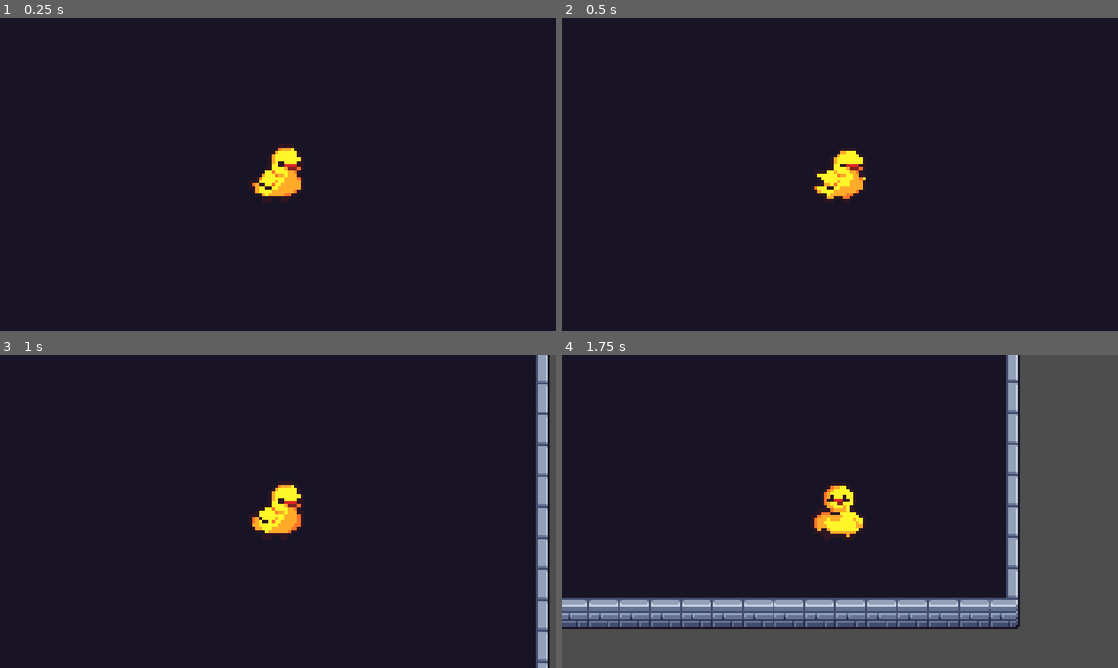
Above: before the commit, frames 1-4 (two rows, left to right).
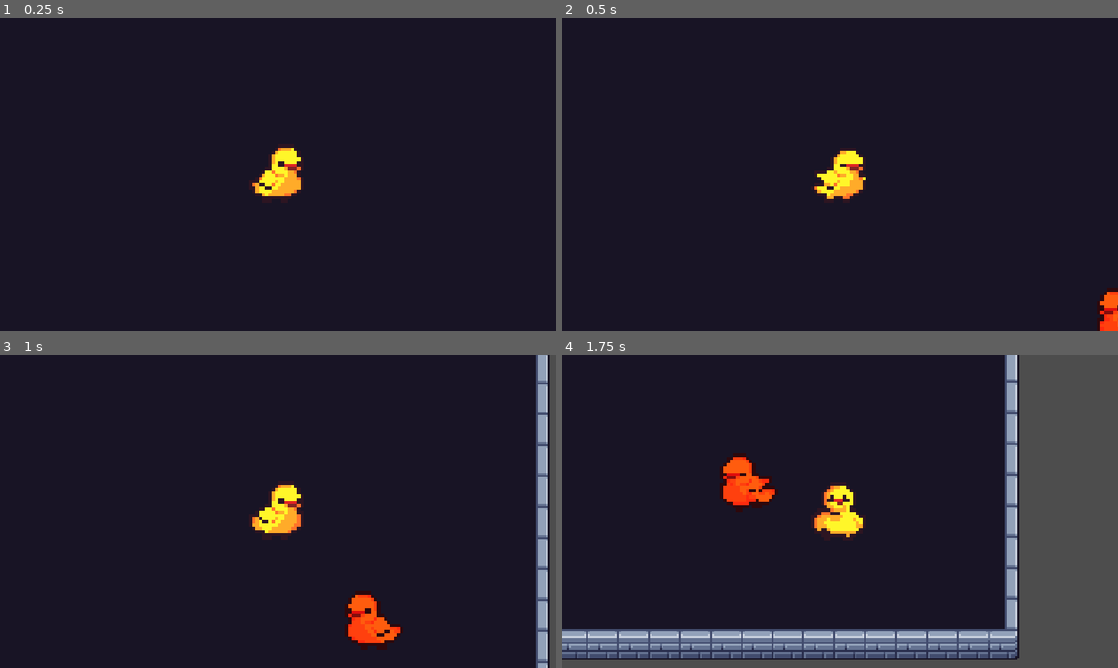
Above: after the commit, the same moments.

Repository: mguo555/RGDC-Fall-2026
Game: Godot game, scene res://scenes/main.tscn
The game is run twice, just before and just after one commit, with the same random seed, the same clock (stepped at 60 frames per second) and the same inputs.
Inputs:
- Up to frame 1 (0.25 s): no input
- Up to frame 2 (0.5 s): no input
- Up to frame 3 (1 s): hold D (move_right) from 0.53 s (still down)
- Up to frame 4 (1.75 s): release D (move_right) at 1.28 s; hold S (move_down) from 1.28 s (still down)

Frame 1 is identical in both runs. In frame 2, 0.5% of the frame differs, in the area x 96-100%, y 86-100%; in frame 3, 1.3%; in frame 4, 18%, in the area x 0-83%, y 0-98%.

Commit message:
working guard!?!?!??!

Diff:
--- /dev/null
+++ b/united-casino-game/scenes/Guard/Guard.tscn
@@ -0,0 +1,524 @@
+[gd_scene format=3 uid="uid://btlj8yjhcpjbf"]
+
+[ext_resource type="Script" uid="uid://de5j0d5jaci7" path="res://scripts/Guard/guard.gd" id="1_0mswu"]
+[ext_resource type="Texture2D" uid="uid://cvs4d7c10pe4k" path="res://assets/sprites/player/duck-Sheet.png" id="2_pq3n5"]
+
+[sub_resource type="AtlasTexture" id="AtlasTexture_dnh61"]
+atlas = ExtResource("2_pq3n5")
+region = Rect2(0, 64, 32, 32)
+
+[sub_resource type="AtlasTexture" id="AtlasTexture_hifhp"]
+atlas = ExtResource("2_pq3n5")
+region = Rect2(32, 64, 32, 32)
+
+[sub_resource type="AtlasTexture" id="AtlasTexture_gs1nu"]
+atlas = ExtResource("2_pq3n5")
+region = Rect2(64, 64, 32, 32)
+
+[sub_resource type="AtlasTexture" id="AtlasTexture_3l4ph"]
+atlas = ExtResource("2_pq3n5")
+region = Rect2(96, 64, 32, 32)
+
+[sub_resource type="AtlasTexture" id="AtlasTexture_5ay2a"]
+atlas = ExtResource("2_pq3n5")
+region = Rect2(128, 64, 32, 32)
+
+[sub_resource type="AtlasTexture" id="AtlasTexture_c8ut3"]
+atlas = ExtResource("2_pq3n5")
+region = Rect2(160, 64, 32, 32)
+
+[sub_resource type="AtlasTexture" id="AtlasTexture_aqb06"]
+atlas = ExtResource("2_pq3n5")
+region = Rect2(192, 64, 32, 32)
+
+[sub_resource type="AtlasTexture" id="AtlasTexture_623nj"]
+atlas = ExtResource("2_pq3n5")
+region = Rect2(224, 64, 32, 32)
+
+[sub_resource type="AtlasTexture" id="AtlasTexture_u484g"]
+atlas = ExtResource("2_pq3n5")
+region = Rect2(0, 128, 32, 32)
+
+[sub_resource type="AtlasTexture" id="AtlasTexture_kr6cv"]
+atlas = ExtResource("2_pq3n5")
+region = Rect2(32, 128, 32, 32)
+
+[sub_resource type="AtlasTexture" id="AtlasTexture_j5d54"]
+atlas = ExtResource("2_pq3n5")
+region = Rect2(64, 128, 32, 32)
+
+[sub_resource type="AtlasTexture" id="AtlasTexture_urb1m"]
+atlas = ExtResource("2_pq3n5")
+region = Rect2(96, 128, 32, 32)
+
+[sub_resource type="AtlasTexture" id="AtlasTexture_81i2g"]
+atlas = ExtResource("2_pq3n5")
+region = Rect2(128, 128, 32, 32)
+
+[sub_resource type="AtlasTexture" id="AtlasTexture_h5b0o"]
+atlas = ExtResource("2_pq3n5")
+region = Rect2(160, 128, 32, 32)
+
+[sub_resource type="AtlasTexture" id="AtlasTexture_lffqb"]
+atlas = ExtResource("2_pq3n5")
+region = Rect2(192, 128, 32, 32)
+
+[sub_resource type="AtlasTexture" id="AtlasTexture_uusvo"]
+atlas = ExtResource("2_pq3n5")
+region = Rect2(224, 128, 32, 32)
+
+[sub_resource type="AtlasTexture" id="AtlasTexture_qjcxj"]
+atlas = ExtResource("2_pq3n5")
+region = Rect2(256, 128, 32, 32)
+
+[sub_resource type="AtlasTexture" id="AtlasTexture_2gqn1"]
+atlas = ExtResource("2_pq3n5")
+region = Rect2(288, 128, 32, 32)
+
+[sub_resource type="AtlasTexture" id="AtlasTexture_scgfd"]
+atlas = ExtResource("2_pq3n5")
+region = Rect2(0, 0, 32, 32)
+
+[sub_resource type="AtlasTexture" id="AtlasTexture_32m6s"]
+atlas = ExtResource("2_pq3n5")
+region = Rect2(32, 0, 32, 32)
+
+[sub_resource type="AtlasTexture" id="AtlasTexture_8e4ac"]
+atlas = ExtResource("2_pq3n5")
+region = Rect2(64, 0, 32, 32)
+
+[sub_resource type="AtlasTexture" id="AtlasTexture_ptgeh"]
+atlas = ExtResource("2_pq3n5")
+region = Rect2(96, 0, 32, 32)
+
+[sub_resource type="AtlasTexture" id="AtlasTexture_s2ar6"]
+atlas = ExtResource("2_pq3n5")
+region = Rect2(128, 0, 32, 32)
+
+[sub_resource type="AtlasTexture" id="AtlasTexture_7sofr"]
+atlas = ExtResource("2_pq3n5")
+region = Rect2(160, 0, 32, 32)
+
+[sub_resource type="AtlasTexture" id="AtlasTexture_0nfpe"]
+atlas = ExtResource("2_pq3n5")
+region = Rect2(192, 0, 32, 32)
+
+[sub_resource type="AtlasTexture" id="AtlasTexture_2froq"]
+atlas = ExtResource("2_pq3n5")
+region = Rect2(224, 0, 32, 32)
+
+[sub_resource type="AtlasTexture" id="AtlasTexture_1342v"]
+atlas = ExtResource("2_pq3n5")
+region = Rect2(256, 0, 32, 32)
+
+[sub_resource type="AtlasTexture" id="AtlasTexture_bedji"]
+atlas = ExtResource("2_pq3n5")
+region = Rect2(288, 0, 32, 32)
+
+[sub_resource type="AtlasTexture" id="AtlasTexture_p26e0"]
+atlas = ExtResource("2_pq3n5")
+region = Rect2(320, 0, 32, 32)
+
+[sub_resource type="AtlasTexture" id="AtlasTexture_btoo8"]
+atlas = ExtResource("2_pq3n5")
+region = Rect2(352, 0, 32, 32)
+
+[sub_resource type="AtlasTexture" id="AtlasTexture_uea5f"]
+atlas = ExtResource("2_pq3n5")
+region = Rect2(384, 0, 32, 32)
+
+[sub_resource type="AtlasTexture" id="AtlasTexture_4erad"]
+atlas = ExtResource("2_pq3n5")
+region = Rect2(416, 0, 32, 32)
+
+[sub_resource type="AtlasTexture" id="AtlasTexture_tydmo"]
+atlas = ExtResource("2_pq3n5")
+region = Rect2(448, 0, 32, 32)
+
+[sub_resource type="AtlasTexture" id="AtlasTexture_te4x8"]
+atlas = ExtResource("2_pq3n5")
+region = Rect2(480, 0, 32, 32)
+
+[sub_resource type="AtlasTexture" id="AtlasTexture_ee362"]
+atlas = ExtResource("2_pq3n5")
+region = Rect2(512, 0, 32, 32)
+
+[sub_resource type="AtlasTexture" id="AtlasTexture_nl5rc"]
+atlas = ExtResource("2_pq3n5")
+region = Rect2(544, 0, 32, 32)
+
+[sub_resource type="AtlasTexture" id="AtlasTexture_jys5j"]
+atlas = ExtResource("2_pq3n5")
+region = Rect2(576, 0, 32, 32)
+
+[sub_resource type="AtlasTexture" id="AtlasTexture_lci84"]
+atlas = ExtResource("2_pq3n5")
+region = Rect2(608, 0, 32, 32)
+
+[sub_resource type="AtlasTexture" id="AtlasTexture_auxj2"]
+atlas = ExtResource("2_pq3n5")
+region = Rect2(640, 0, 32, 32)
+
+[sub_resource type="AtlasTexture" id="AtlasTexture_svuns"]
+atlas = ExtResource("2_pq3n5")
+region = Rect2(672, 0, 32, 32)
+
+[sub_resource type="AtlasTexture" id="AtlasTexture_3rqu6"]
+atlas = ExtResource("2_pq3n5")
+region = Rect2(704, 0, 32, 32)
+
+[sub_resource type="AtlasTexture" id="AtlasTexture_02iii"]
+atlas = ExtResource("2_pq3n5")
+region = Rect2(736, 0, 32, 32)
+
+[sub_resource type="AtlasTexture" id="AtlasTexture_vrtwq"]
+atlas = ExtResource("2_pq3n5")
+region = Rect2(0, 32, 32, 32)
+
+[sub_resource type="AtlasTexture" id="AtlasTexture_2nyii"]
+atlas = ExtResource("2_pq3n5")
+region = Rect2(32, 32, 32, 32)
+
+[sub_resource type="AtlasTexture" id="AtlasTexture_cdroq"]
+atlas = ExtResource("2_pq3n5")
+region = Rect2(64, 32, 32, 32)
+
+[sub_resource type="AtlasTexture" id="AtlasTexture_k7kgn"]
+atlas = ExtResource("2_pq3n5")
+region = Rect2(96, 32, 32, 32)
+
+[sub_resource type="AtlasTexture" id="AtlasTexture_d0hdt"]
+atlas = ExtResource("2_pq3n5")
+region = Rect2(128, 32, 32, 32)
+
+[sub_resource type="AtlasTexture" id="AtlasTexture_rtyns"]
+atlas = ExtResource("2_pq3n5")
+region = Rect2(160, 32, 32, 32)
+
+[sub_resource type="AtlasTexture" id="AtlasTexture_pivnj"]
+atlas = ExtResource("2_pq3n5")
+region = Rect2(192, 32, 32, 32)
+
+[sub_resource type="AtlasTexture" id="AtlasTexture_2rn15"]
+atlas = ExtResource("2_pq3n5")
+region = Rect2(224, 32, 32, 32)
+
+[sub_resource type="AtlasTexture" id="AtlasTexture_sa5lw"]
+atlas = ExtResource("2_pq3n5")
+region = Rect2(256, 32, 32, 32)
+
+[sub_resource type="AtlasTexture" id="AtlasTexture_55dhm"]
+atlas = ExtResource("2_pq3n5")
+region = Rect2(288, 32, 32, 32)
+
+[sub_resource type="AtlasTexture" id="AtlasTexture_fsc1q"]
+atlas = ExtResource("2_pq3n5")
+region = Rect2(0, 96, 32, 32)
+
+[sub_resource type="AtlasTexture" id="AtlasTexture_qxam1"]
+atlas = ExtResource("2_pq3n5")
+region = Rect2(32, 96, 32, 32)
+
+[sub_resource type="AtlasTexture" id="AtlasTexture_rebc0"]
+atlas = ExtResource("2_pq3n5")
+region = Rect2(64, 96, 32, 32)
+
+[sub_resource type="AtlasTexture" id="AtlasTexture_obu7h"]
+atlas = ExtResource("2_pq3n5")
+region = Rect2(96, 96, 32, 32)
+
+[sub_resource type="AtlasTexture" id="AtlasTexture_vvosx"]
+atlas = ExtResource("2_pq3n5")
+region = Rect2(128, 96, 32, 32)
+
+[sub_resource type="AtlasTexture" id="AtlasTexture_kep3h"]
+atlas = ExtResource("2_pq3n5")
+region = Rect2(160, 96, 32, 32)
+
+[sub_resource type="AtlasTexture" id="AtlasTexture_3e6av"]
+atlas = ExtResource("2_pq3n5")
+region = Rect2(192, 96, 32, 32)
+
+[sub_resource type="AtlasTexture" id="AtlasTexture_0syn8"]
+atlas = ExtResource("2_pq3n5")
+region = Rect2(224, 96, 32, 32)
+
+[sub_resource type="AtlasTexture" id="AtlasTexture_0np86"]
+atlas = ExtResource("2_pq3n5")
+region = Rect2(256, 96, 32, 32)
+
+[sub_resource type="AtlasTexture" id="AtlasTexture_3ufn4"]
+atlas = ExtResource("2_pq3n5")
+region = Rect2(288, 96, 32, 32)
+
+[sub_resource type="AtlasTexture" id="AtlasTexture_18kfb"]
+atlas = ExtResource("2_pq3n5")
+region = Rect2(320, 96, 32, 32)
+
+[sub_resource type="AtlasTexture" id="AtlasTexture_86ydp"]
+atlas = ExtResource("2_pq3n5")
+region = Rect2(352, 96, 32, 32)
+
+[sub_resource type="AtlasTexture" id="AtlasTexture_570eb"]
+atlas = ExtResource("2_pq3n5")
+region = Rect2(384, 96, 32, 32)
+
+[sub_resource type="SpriteFrames" id="SpriteFrames_3i3rg"]
+animations = [{
+"frames": [{
+"duration": 1.0,
+"texture": SubResource("AtlasTexture_dnh61")
+}, {
+"duration": 1.0,
+"texture": SubResource("AtlasTexture_hifhp")
+}, {
+"duration": 1.0,
+"texture": SubResource("AtlasTexture_gs1nu")
+}, {
+"duration": 1.0,
+"texture": SubResource("AtlasTexture_3l4ph")
+}, {
+"duration": 1.0,
+"texture": SubResource("AtlasTexture_5ay2a")
+}, {
+"duration": 1.0,
+"texture": SubResource("AtlasTexture_c8ut3")
+}, {
+"duration": 1.0,
+"texture": SubResource("AtlasTexture_aqb06")
+}, {
+"duration": 1.0,
+"texture": SubResource("AtlasTexture_623nj")
+}],
+"loop": 1,
+"name": &"back",
+"speed": 12.0
+}, {
+"frames": [{
+"duration": 1.0,
+"texture": SubResource("AtlasTexture_u484g")
+}, {
+"duration": 1.0,
+"texture": SubResource("AtlasTexture_kr6cv")
+}, {
+"duration": 1.0,
+"texture": SubResource("AtlasTexture_j5d54")
+}, {
+"duration": 1.0,
+"texture": SubResource("AtlasTexture_urb1m")
+}, {
+"duration": 1.0,
+"texture": SubResource("AtlasTexture_81i2g")
+}, {
+"duration": 1.0,
+"texture": SubResource("AtlasTexture_h5b0o")
+}, {
+"duration": 1.0,
+"texture": SubResource("AtlasTexture_lffqb")
+}, {
+"duration": 1.0,
+"texture": SubResource("AtlasTexture_uusvo")
+}, {
+"duration": 1.0,
+"texture": SubResource("AtlasTexture_qjcxj")
+}, {
+"duration": 1.0,
+"texture": SubResource("AtlasTexture_2gqn1")
+}],
+"loop": 1,
+"name": &"front",
+"speed": 12.0
+}, {
+"frames": [{
+"duration": 1.0,
+"texture": SubResource("AtlasTexture_scgfd")
+}, {
+"duration": 1.0,
+"texture": SubResource("AtlasTexture_32m6s")
+}, {
+"duration": 1.0,
+"texture": SubResource("AtlasTexture_8e4ac")
+}, {
+"duration": 1.0,
+"texture": SubResource("AtlasTexture_ptgeh")
+}, {
+"duration": 1.0,
+"texture": SubResource("AtlasTexture_s2ar6")
+}, {
+"duration": 1.0,
+"texture": SubResource("AtlasTexture_7sofr")
+}, {
+"duration": 1.0,
+"texture": SubResource("AtlasTexture_0nfpe")
+}, {
+"duration": 1.0,
+"texture": SubResource("AtlasTexture_2froq")
+}, {
+"duration": 1.0,
+"texture": SubResource("AtlasTexture_1342v")
+}, {
+"duration": 1.0,
+"texture": SubResource("AtlasTexture_bedji")
+}, {
+"duration": 1.0,
+"texture": SubResource("AtlasTexture_p26e0")
+}, {
+"duration": 1.0,
+"texture": SubResource("AtlasTexture_btoo8")
+}, {
+"duration": 1.0,
+"texture": SubResource("AtlasTexture_uea5f")
+}, {
+"duration": 1.0,
+"texture": SubResource("AtlasTexture_4erad")
+}, {
+"duration": 1.0,
+"texture": SubResource("AtlasTexture_tydmo")
+}, {
+"duration": 1.0,
+"texture": SubResource("AtlasTexture_te4x8")
+}, {
+"duration": 1.0,
+"texture": SubResource("AtlasTexture_ee362")
+}, {
+"duration": 1.0,
+"texture": SubResource("AtlasTexture_nl5rc")
+}, {
+"duration": 1.0,
+"texture": SubResource("AtlasTexture_jys5j")
+}, {
+"duration": 1.0,
+"texture": SubResource("AtlasTexture_lci84")
+}, {
+"duration": 1.0,
+"texture": SubResource("AtlasTexture_auxj2")
+}, {
+"duration": 1.0,
+"texture": SubResource("AtlasTexture_svuns")
+}, {
+"duration": 1.0,
+"texture": SubResource("AtlasTexture_3rqu6")
+}, {
+"duration": 1.0,
+"texture": SubResource("AtlasTexture_02iii")
+}],
+"loop": 1,
+"name": &"idle",
+"speed": 12.0
+}, {
+"frames": [{
+"duration": 1.0,
+"texture": SubResource("AtlasTexture_vrtwq")
+}, {
+"duration": 1.0,
+"texture": SubResource("AtlasTexture_2nyii")
+}, {
+"duration": 1.0,
+"texture": SubResource("AtlasTexture_cdroq")
+}, {
+"duration": 1.0,
+"texture": SubResource("AtlasTexture_k7kgn")
+}, {
+"duration": 1.0,
+"texture": SubResource("AtlasTexture_d0hdt")
+}, {
+"duration": 1.0,
+"texture": SubResource("AtlasTexture_rtyns")
+}, {
+"duration": 1.0,
+"texture": SubResource("AtlasTexture_pivnj")
+}, {
+"duration": 1.0,
+"texture": SubResource("AtlasTexture_2rn15")
+}, {
+"duration": 1.0,
+"texture": SubResource("AtlasTexture_sa5lw")
+}, {
+"duration": 1.0,
+"texture": SubResource("AtlasTexture_55dhm")
+}],
+"loop": 1,
+"name": &"jump",
+"speed": 12.0
+}, {
+"frames": [{
+"duration": 1.0,
+"texture": SubResource("AtlasTexture_fsc1q")
+}, {
+"duration": 1.0,
+"texture": SubResource("AtlasTexture_qxam1")
+}, {
+"duration": 1.0,
+"texture": SubResource("AtlasTexture_rebc0")
+}, {
+"duration": 1.0,
+"texture": SubResource("AtlasTexture_obu7h")
+}, {
+"duration": 1.0,
+"texture": SubResource("AtlasTexture_vvosx")
+}, {
+"duration": 1.0,
+"texture": SubResource("AtlasTexture_kep3h")
+}, {
+"duration": 1.0,
+"texture": SubResource("AtlasTexture_3e6av")
+}, {
+"duration": 1.0,
+"texture": SubResource("AtlasTexture_0syn8")
+}, {
+"duration": 1.0,
+"texture": SubResource("AtlasTexture_0np86")
+}, {
+"duration": 1.0,
+"texture": SubResource("AtlasTexture_3ufn4")
+}, {
+"duration": 1.0,
+"texture": SubResource("AtlasTexture_18kfb")
+}, {
+"duration": 1.0,
+"texture": SubResource("AtlasTexture_86ydp")
+}, {
+"duration": 1.0,
+"texture": SubResource("AtlasTexture_570eb")
+}],
+"loop": 1,
+"name": &"side",
+"speed": 12.0
+}]
+
+[sub_resource type="RectangleShape2D" id="RectangleShape2D_48mle"]
+size = Vector2(126, 128)
+
+[sub_resource type="RectangleShape2D" id="RectangleShape2D_nybsi"]
+size = Vector2(124, 128)
+
+[sub_resource type="CircleShape2D" id="CircleShape2D_frti4"]
+radius = 300.0
+
+[node name="Guard" type="CharacterBody2D" unique_id=1165609474 groups=["guard"]]
+motion_mode = 1
+script = ExtResource("1_0mswu")
+
+[node name="AnimatedSprite2D" type="AnimatedSprite2D" parent="." unique_id=1053966034]
+modulate = Color(1, 0.3764706, 0.35686275, 1)
+texture_filter = 1
+position = Vector2(0, -1)
+scale = Vector2(6.7, 6.7)
+sprite_frames = SubResource("SpriteFrames_3i3rg")
+animation = &"back"
+autoplay = "idle"
+frame_progress = 0.125918
+
+[node name="CollisionShape2D" type="CollisionShape2D" parent="." unique_id=1794003838 groups=["guard"]]
+shape = SubResource("RectangleShape2D_48mle")
+
+[node name="Area2D" type="Area2D" parent="." unique_id=641803808 groups=["guard"]]
+collision_mask = 2
+
+[node name="CollisionShape2D" type="CollisionShape2D" parent="Area2D" unique_id=2078355207 groups=["guard"]]
+shape = SubResource("RectangleShape2D_nybsi")
+
+[node name="FOV" type="Area2D" parent="." unique_id=781655544]
+
+[node name="CollisionShape2D" type="CollisionShape2D" parent="FOV" unique_id=1333159189]
+shape = SubResource("CircleShape2D_frti4")
--- a/united-casino-game/scenes/Player/Player.tscn
+++ b/united-casino-game/scenes/Player/Player.tscn
@@ -492,7 +492,7 @@
 [sub_resource type="RectangleShape2D" id="RectangleShape2D_nybsi"]
 size = Vector2(124, 128)
 
-[node name="Duck" type="CharacterBody2D" unique_id=1165609474 groups=["player"]]
+[node name="Player" type="CharacterBody2D" unique_id=1165609474 groups=["player"]]
 motion_mode = 1
 script = ExtResource("1_ky53y")
 
--- a/united-casino-game/scenes/main.tscn
+++ b/united-casino-game/scenes/main.tscn
@@ -1,6 +1,7 @@
 [gd_scene format=4 uid="uid://dvjuysasjr4rh"]
 
 [ext_resource type="Texture2D" uid="uid://c5attfqvqurrv" path="res://Set 1.png" id="2_jyhfs"]
+[ext_resource type="PackedScene" uid="uid://btlj8yjhcpjbf" path="res://scenes/Guard/Guard.tscn" id="3_sugp2"]
 [ext_resource type="PackedScene" uid="uid://cchdgno8ahqom" path="res://scenes/Player/Player.tscn" id="3_tbgi4"]
 
 [sub_resource type="TileSetAtlasSource" id="TileSetAtlasSource_sugp2"]
@@ -307,3 +308,6 @@
 
 [node name="Player" parent="." unique_id=1165609474 instance=ExtResource("3_tbgi4")]
 position = Vector2(1097, 586)
+
+[node name="Guard" parent="." unique_id=519818743 instance=ExtResource("3_sugp2")]
+position = Vector2(1816, 953)
--- /dev/null
+++ b/united-casino-game/scripts/Guard/guard.gd
@@ -0,0 +1,41 @@
+extends CharacterBody2D
+
+@export var patrol_path: Path2D
+@export var speed = 300
+@export var wait_time = 1.0
+
+@onready var sprite = $AnimatedSprite2D
+
+var points = []
+var target = 0
+var wait_timer = 0.0
+
+
+func _ready() -> void:
+	#for i in patrol_path.curve.point_count:
+		#points.append(patrol_path.to_global(patrol_path.curve.get_point_position(i)))
+	pass
+
+func _physics_process(delta: float) -> void:
+	points = [Vector2.ZERO, Vector2(700, 700), Vector2(700, 0), Vector2(0, 700)]
+	velocity = Vector2.ZERO
+
+	if wait_timer > 0:
+		wait_timer -= delta
+	elif global_position.distance_to(points[target]) <= speed * delta:
+		wait_timer = wait_time
+		target = (target + 1) % points.size()
+	else:
+		velocity = global_position.direction_to(points[target]) * speed
+
+	move_and_slide()
+
+	if velocity == Vector2.ZERO:
+		sprite.play("idle")
+	elif abs(velocity.x) > abs(velocity.y):
+		sprite.flip_h = velocity.x < 0
+		sprite.play("side")
+	elif velocity.y < 0:
+		sprite.play("back")
+	else:
+		sprite.play("front")
Not shown, added: united-casino-game/scripts/Guard/guard.gd.uid
